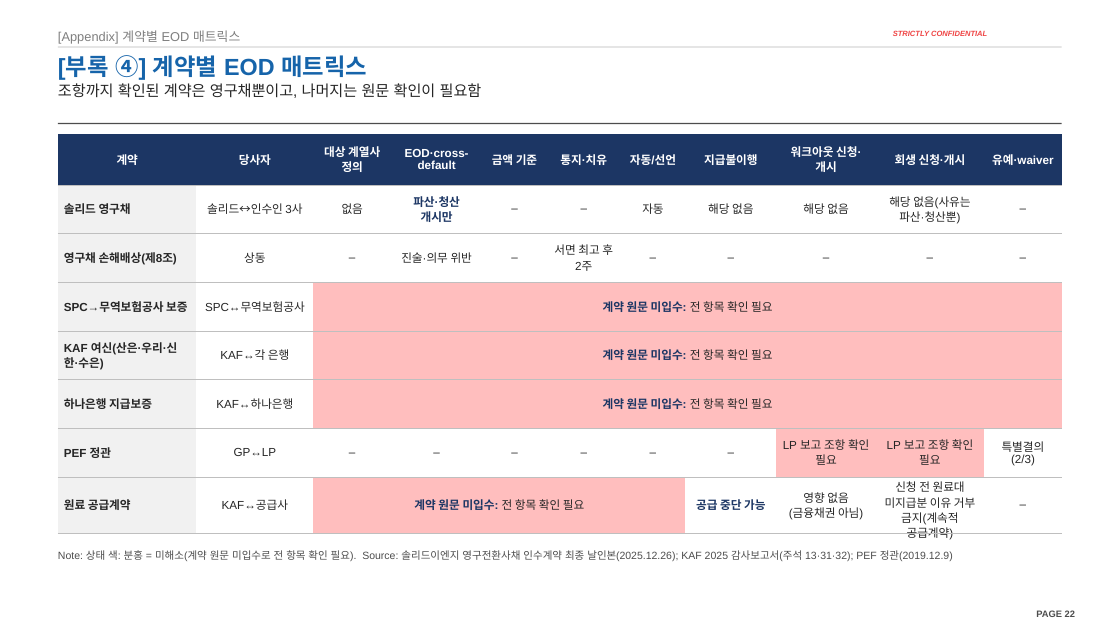
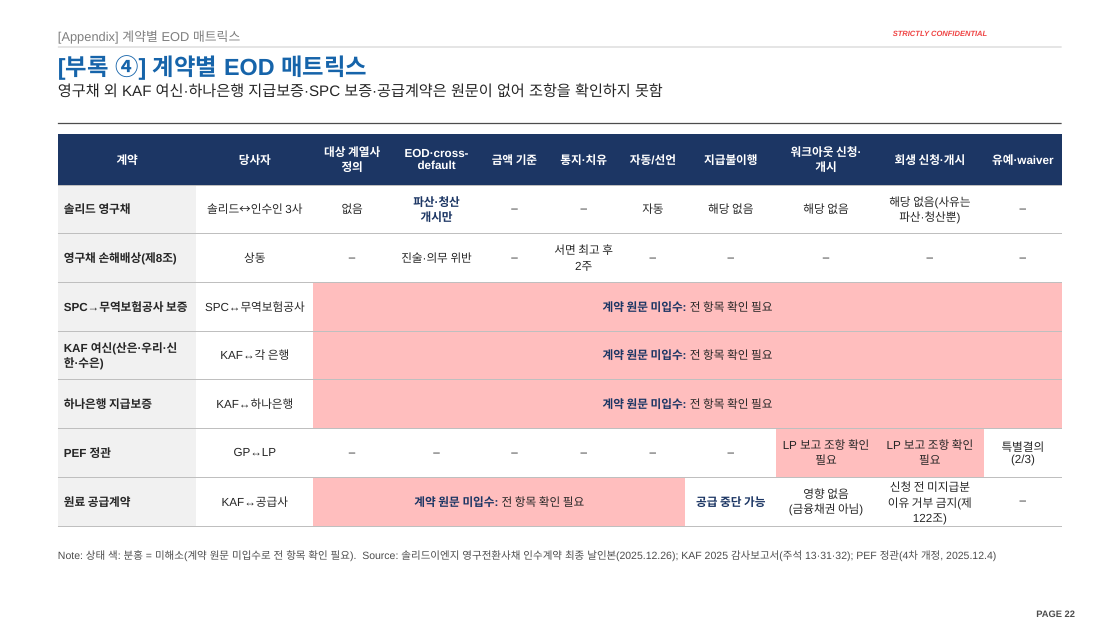
Before and after one commit to jogyesung/GS-Secretary, a slide deck: slide 22 of outputs/CIP_KAF_솔리드_자금조달차질_시나리오_20261120v3.pptx. Drawn at 1120x630 pixels with LibreOffice and Linux fonts; fonts in the diff are those of the drawing; background and template pictures are left out. Boxes give left, top, right and bottom in pixels: in the first picture for what was removed or moved away, otherwise in the second. Text is boxed around its words. In the diff, an @@ line names an element or a change of style, - is before the commit and + after.

```diff
--- a/outputs/CIP_KAF_솔리드_자금조달차질_시나리오_20261120v3.pptx
+++ b/outputs/CIP_KAF_솔리드_자금조달차질_시나리오_20261120v3.pptx
@@ text at <box>58,83,663,98</box>: text changed @@
-조항까지 확인된 계약은 영구채뿐이고, 나머지는 원문 확인이 필요함
+영구채 외 KAF 여신·하나은행 지급보증·SPC 보증·공급계약은 원문이 없어 조항을 확인하지 못함
@@ table at <box>58,134,1063,529</box> @@
-row 8, column 10: 신청 전 원료대 미지급분 이유 거부 금지(계속적 공급계약)
+row 8, column 10: 신청 전 미지급분 이유 거부 금지(제122조)
@@ text at <box>58,550,996,561</box>: text changed @@
-Note: 상태 색: 분홍 = 미해소(계약 원문 미입수로 전 항목 확인 필요). Source: 솔리드이엔지 영구전환사채 인수계약 최종 날인본(2025.12.26); KAF 2025 감사보고서(주석 13·31·32); PEF 정관(2019.12.9)
+Note: 상태 색: 분홍 = 미해소(계약 원문 미입수로 전 항목 확인 필요). Source: 솔리드이엔지 영구전환사채 인수계약 최종 날인본(2025.12.26); KAF 2025 감사보고서(주석 13·31·32); PEF 정관(4차 개정, 2025.12.4)
```
Also in this commit, not shown: 15 other slides changed, 1 other file.
